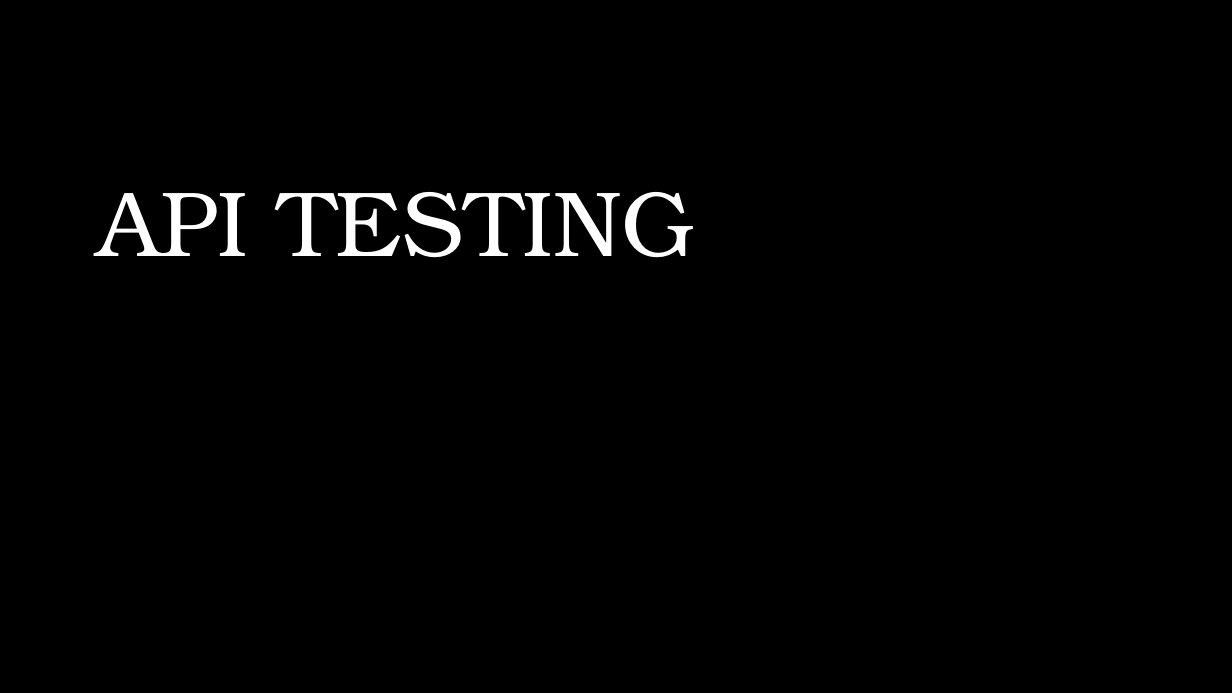
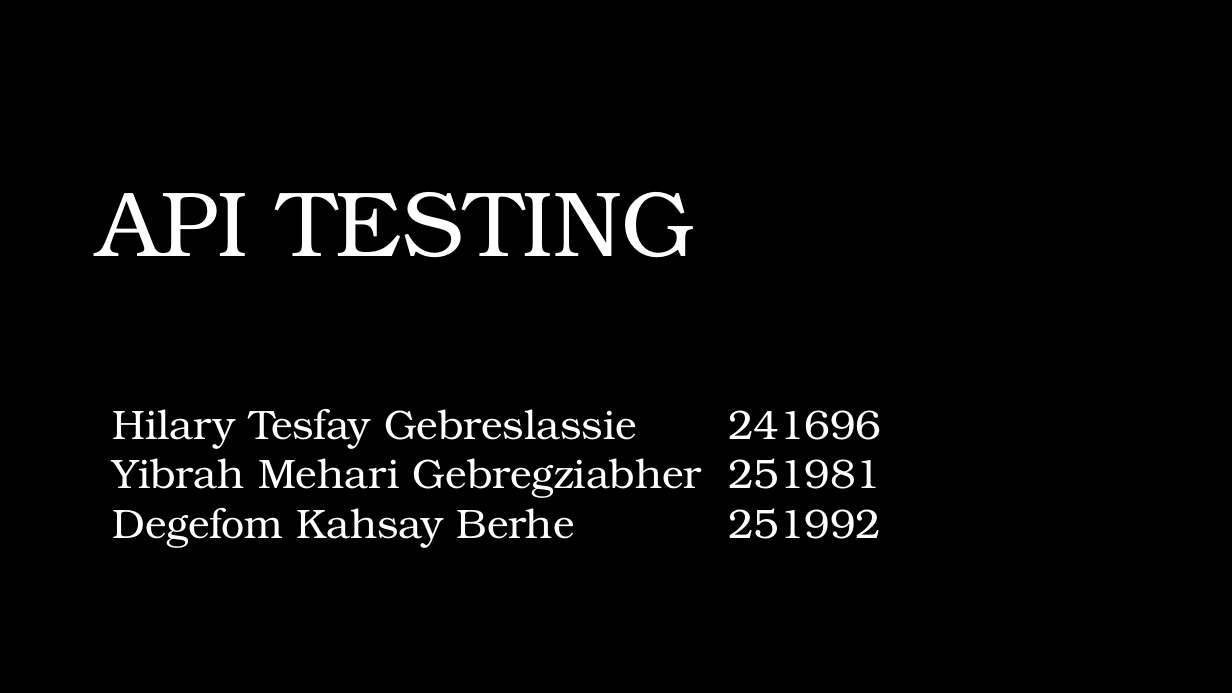
Before and after one commit to Embeytey/APITesting, a slide deck: slide 1 of API TESTING _Presentation.pptx. Drawn at 1232x693 pixels with LibreOffice and Linux fonts; fonts in the diff are those of the drawing. Boxes give left, top, right and bottom in pixels: in the first picture for what was removed or moved away, otherwise in the second. Text is boxed around its words. In the diff, an @@ line names an element or a change of style, - is before the commit and + after.

```diff
--- a/API TESTING _Presentation.pptx
+++ b/API TESTING _Presentation.pptx
@@ text added at [112, 409, 881, 548], 24 pt, text #FFFFFF @@
+Hilary Tesfay Gebreslassie 241696
+Yibrah Mehari Gebregziabher 251981
+Degefom Kahsay Berhe 251992
```
Also in this commit, not shown: 3 other slides changed.
